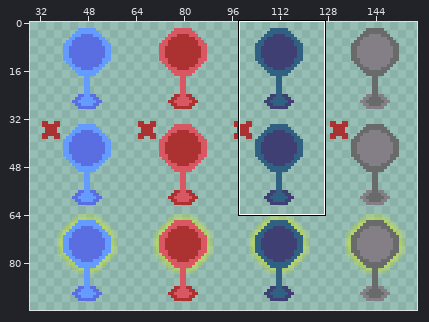
Sprite sheet, stored at app/src/main/assets/squad.png. The first picture is a wide view before the edit; the outline marks the close-up.
Close-up. As it was:
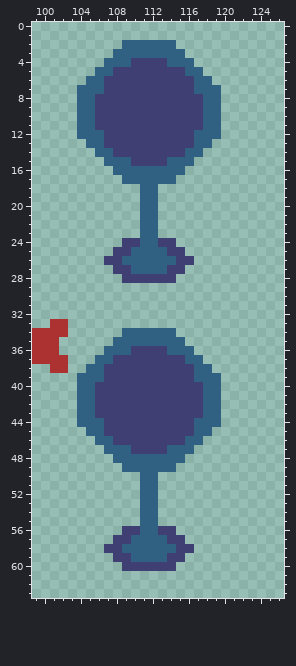
The file is 128x96 pixels. Pixels under 10% opacity are left out. Colours within 5 levels of each other are drawn and written as one. Shown: x 99..126, y 0..63. The old version is drawn lined up with the new one, on the new canvas. The wide view leaves out empty margins.
After the commit:
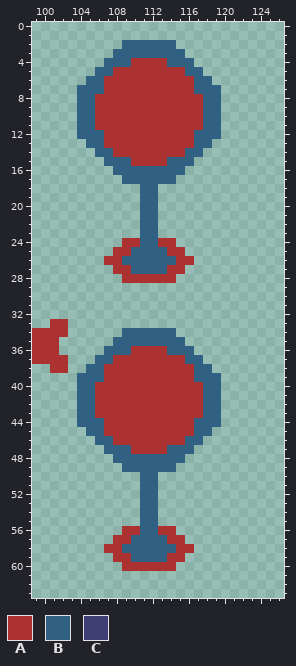
Palette (. is transparent): A #ac3232  B #306082  C #3f3f74
Change:
canvas 128x96 -> 160x96, the old top-left corner now at 32,0
y 4: x 110..113 CCCC -> AAAA
y 5: x 108..115 CCCCCCCC -> AAAAAAAA
y 6..7: x 107..116 CCCCCCCCCC -> AAAAAAAAAA
y 8..11: x 106..117 CCCCCCCCCCCC -> AAAAAAAAAAAA
y 12..13: x 107..116 CCCCCCCCCC -> AAAAAAAAAA
y 14: x 108..115 CCCCCCCC -> AAAAAAAA
y 15: x 110..113 CCCC -> AAAA
y 24: x 109..110 CC -> AA; x 113..114 CC -> AA
y 25: x 108..109 CC -> AA; x 114..115 CC -> AA
y 26: x 107..108 CC -> AA; x 115..116 CC -> AA
y 27: x 108..109 CC -> AA; x 114..115 CC -> AA
y 28: x 109..114 CCCCCC -> AAAAAA
y 36: x 110..113 CCCC -> AAAA
y 37: x 108..115 CCCCCCCC -> AAAAAAAA
y 38..39: x 107..116 CCCCCCCCCC -> AAAAAAAAAA
y 40..43: x 106..117 CCCCCCCCCCCC -> AAAAAAAAAAAA
y 44..45: x 107..116 CCCCCCCCCC -> AAAAAAAAAA
y 46: x 108..115 CCCCCCCC -> AAAAAAAA
y 47: x 110..113 CCCC -> AAAA
y 56: x 109..110 CC -> AA; x 113..114 CC -> AA
y 57: x 108..109 CC -> AA; x 114..115 CC -> AA
y 58: x 107..108 CC -> AA; x 115..116 CC -> AA
y 59: x 108..109 CC -> AA; x 114..115 CC -> AA
y 60: x 109..114 CCCCCC -> AAAAAA
Boxes around the changes in both close-ups, in picture pixels (x1, y1, x2, y2):
changed: (95, 58, 203, 166)
changed: (104, 238, 194, 283)
changed: (95, 346, 203, 454)
changed: (104, 526, 194, 571)
